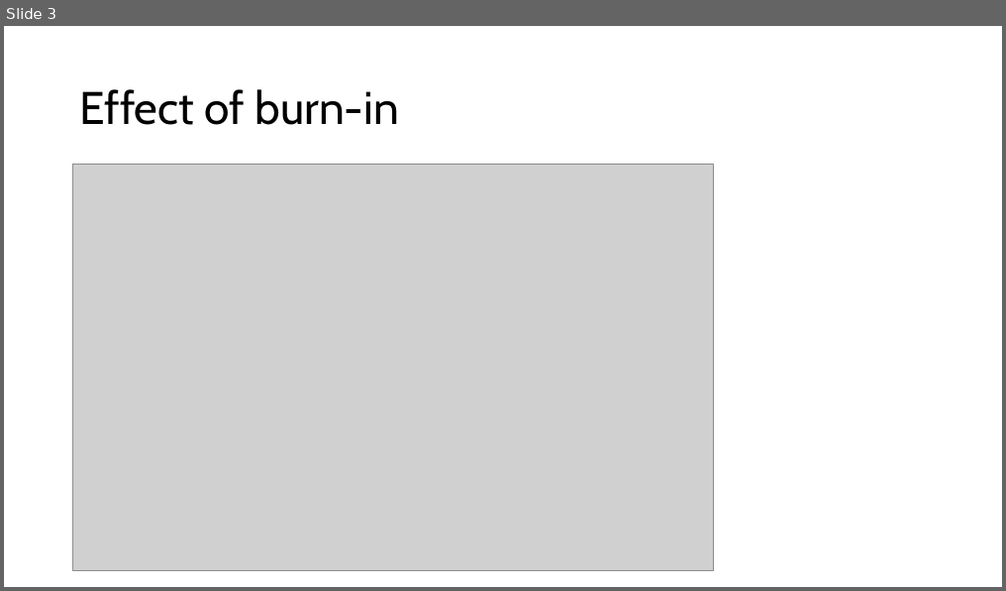
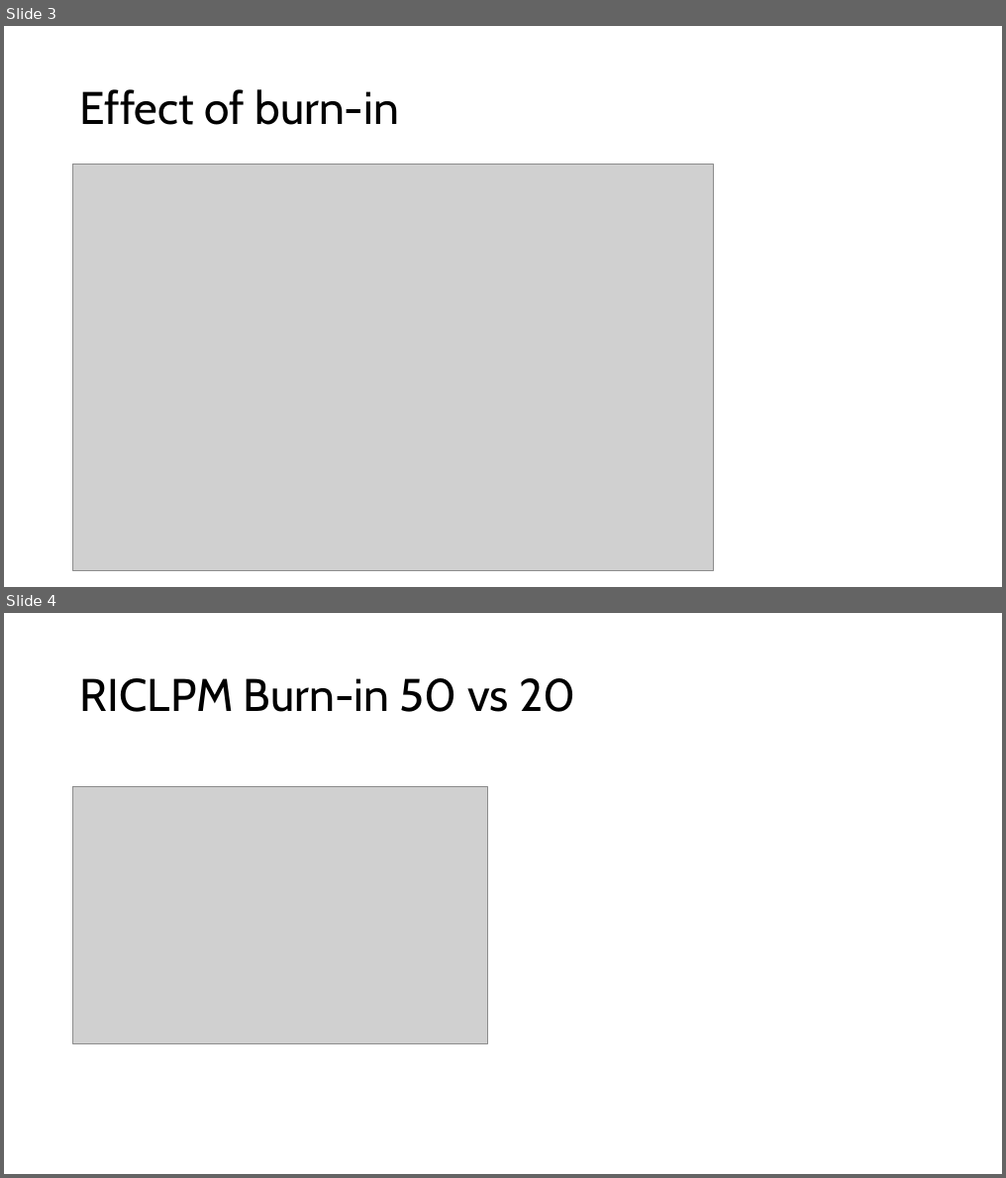
Before and after one commit to EmmaDirk/MachineLearning-BCA, a slide deck: 04_presentations/01_powerpoint/06_Jeroen.pptx. Shown one above the other, each under a label of ours: slide 3 before the commit, slides 3 and 4 after it. The pictures are 1006x591 and 1006x1178 pixels, drawn with LibreOffice and Linux fonts; fonts in the diff are those of the drawing; grey boxes stand for pictures. Boxes give left, top, right and bottom in pixels: in the first picture for what was removed or moved away, otherwise in the second. Text is boxed around its words. In the diff, an @@ line names an element or a change of style, - is before the commit and + after.

```diff
--- a/04_presentations/01_powerpoint/06_Jeroen.pptx
+++ b/04_presentations/01_powerpoint/06_Jeroen.pptx
@@ slide 4 added at [4,613,1002,1174], background #FFFFFF @@
@@ title added at [80,678,575,712], 44 pt, text #000000 @@
+RICLPM Burn-in 50 vs 20
@@ picture added at [73,786,488,1044] @@
```
Also in this commit, not shown: 18 other files.
